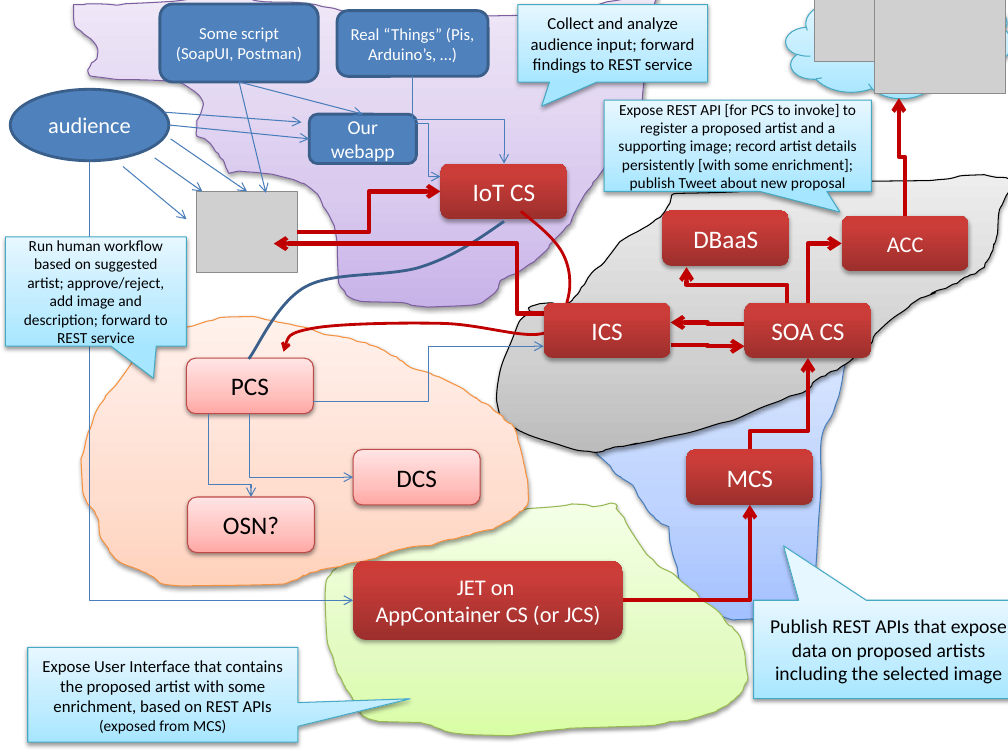
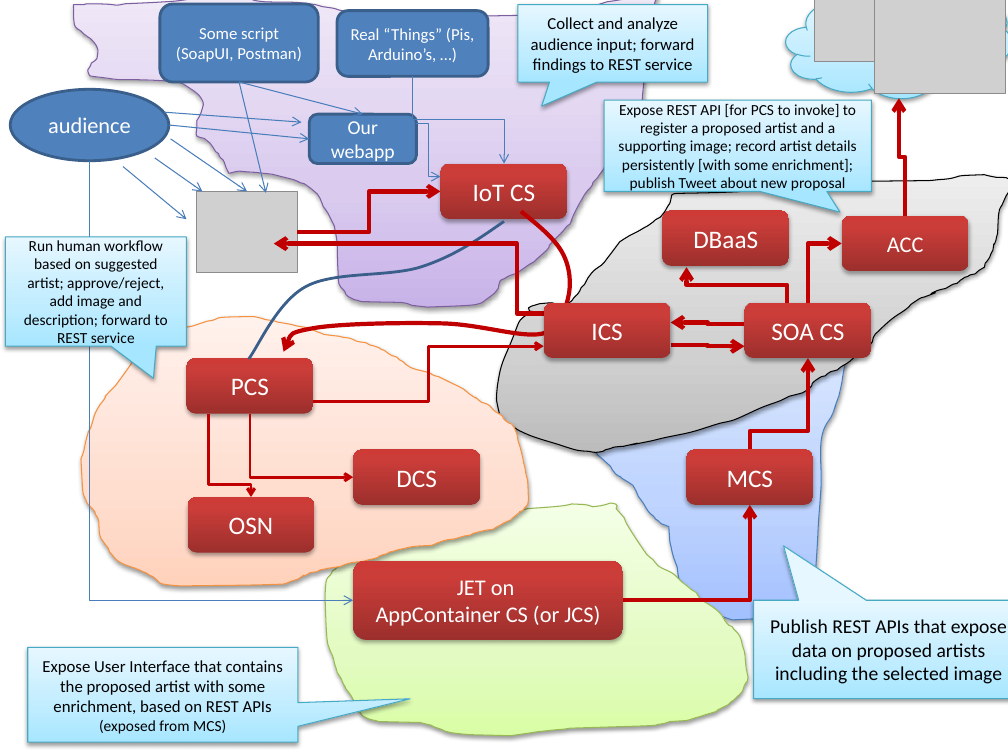
Before and after one commit to lucasjellema/aced-cloud-demo-ofmw2016-valencia, a slide deck: slide 4 of ofmw-forum2016-valencia-demo.pptx. Drawn at 1008x756 pixels with LibreOffice and Linux fonts; fonts in the diff are those of the drawing; grey boxes stand for pictures. Boxes give left, top, right and bottom in pixels: in the first picture for what was removed or moved away, otherwise in the second. Text is boxed around its words. In the diff, an @@ line names an element or a change of style, - is before the commit and + after.

```diff
--- a/ofmw-forum2016-valencia-demo.pptx
+++ b/ofmw-forum2016-valencia-demo.pptx
@@ freeform shape at (283,212,570,352): outline #C00000 2 pt to #C00000 3 pt @@
@@ rounded rectangle "PCS" at (186,358,313,413): text colour #000000 to #FFFFFF; fill gradient #FFA6A5 to #FFC0BF to #FFE7E7 to gradient #9C2F2D to #CB3E3A to #CE3B37; outline #BF4C48 0.75 pt to none; shadow changed @@
@@ elbow arrow (313, 402) - (543, 347): stroke #4B7EBC 0.75 pt to #C00000 2 pt @@
@@ elbow arrow (209, 413) - (251, 497): stroke #4B7EBC 0.75 pt to #C00000 2 pt @@
@@ elbow arrow (250, 413) - (353, 477): stroke #4B7EBC 0.75 pt to #C00000 2 pt @@
@@ rounded rectangle "DCS" at (353,450,480,505): text colour #000000 to #FFFFFF; fill gradient #FFA6A5 to #FFC0BF to #FFE7E7 to gradient #9C2F2D to #CB3E3A to #CE3B37; outline #BF4C48 0.75 pt to none; shadow changed @@
@@ rounded rectangle "OSN" at (187,497,314,552): fill gradient #FFA6A5 to #FFC0BF to #FFE7E7 to gradient #9C2F2D to #CB3E3A to #CE3B37; outline #BF4C48 0.75 pt to none; shadow changed @@
@@ text in rounded rectangle at (229,517,273,534): text changed; text colour #000000 to #FFFFFF @@
-OSN?
+OSN
```
Also in this commit, not shown: 2 other slides changed.
